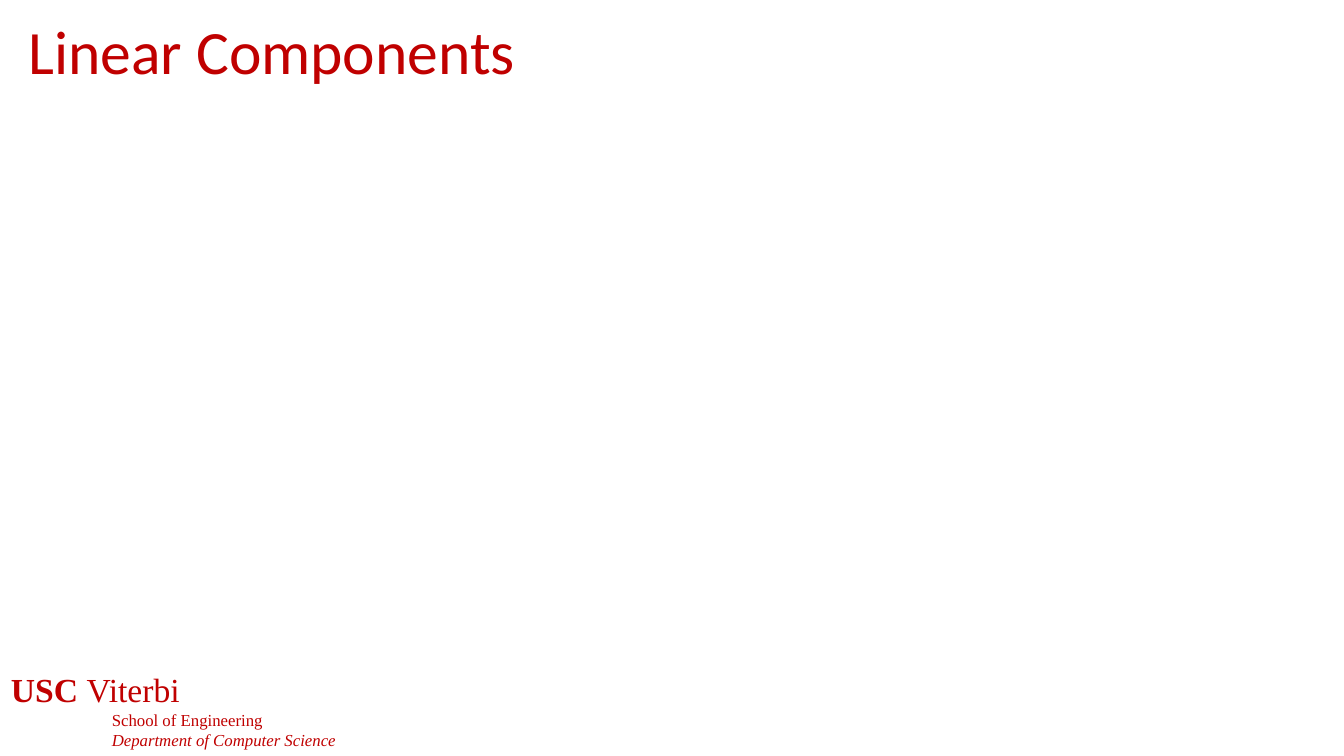
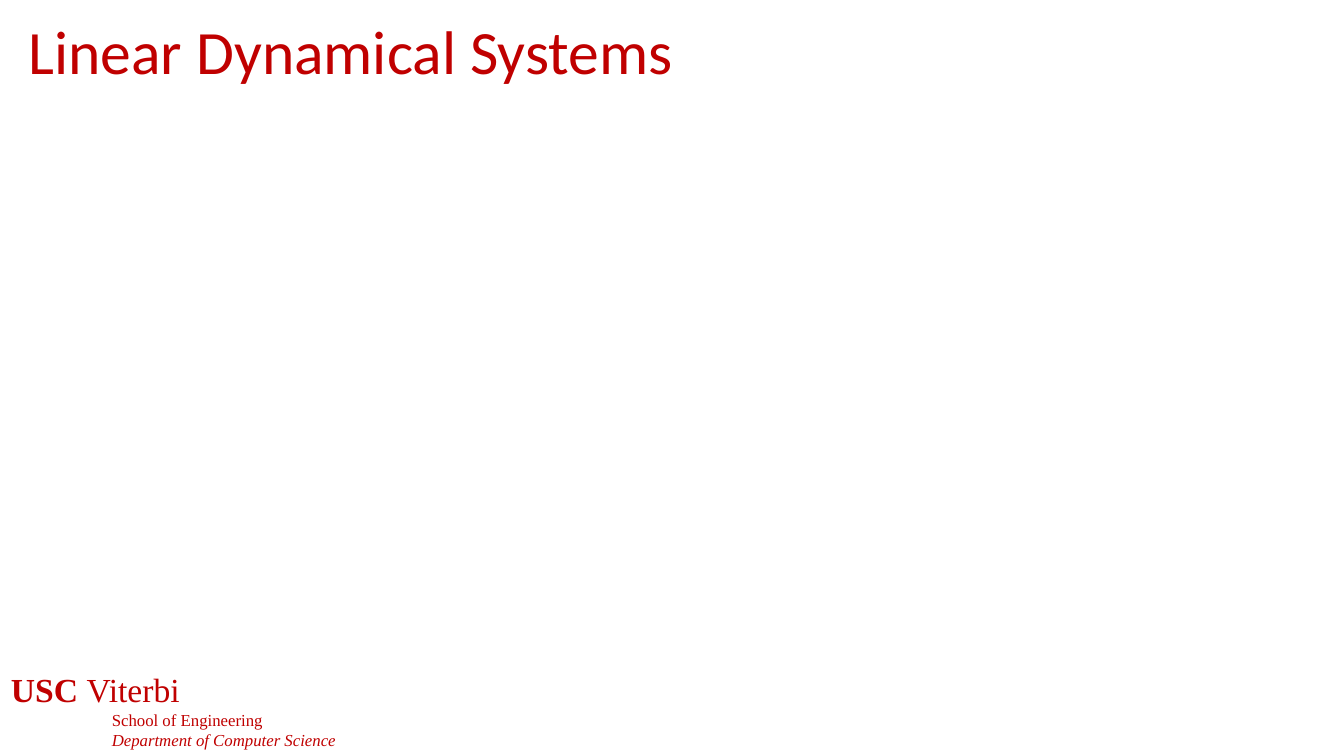
Before and after one commit to jdeshmukh/jdeshmukh.github.io, a slide deck: slide 18 of teaching/cs513slides/lecture3-Dynamical-System-Models.pptx. Drawn at 1344x756 pixels with LibreOffice and Linux fonts; fonts in the diff are those of the drawing; grey boxes stand for pictures; background and template pictures are left out. Boxes give left, top, right and bottom in pixels: in the first picture for what was removed or moved away, otherwise in the second. Text is boxed around its words. In the diff, an @@ line names an element or a change of style, - is before the commit and + after.

```diff
--- a/teaching/cs513slides/lecture3-Dynamical-System-Models.pptx
+++ b/teaching/cs513slides/lecture3-Dynamical-System-Models.pptx
@@ title at bbox=[28, 31, 672, 84]: text changed @@
-Linear Components
+Linear Dynamical Systems
```
Also in this commit, not shown: 2 other slides changed, 2 other files.
